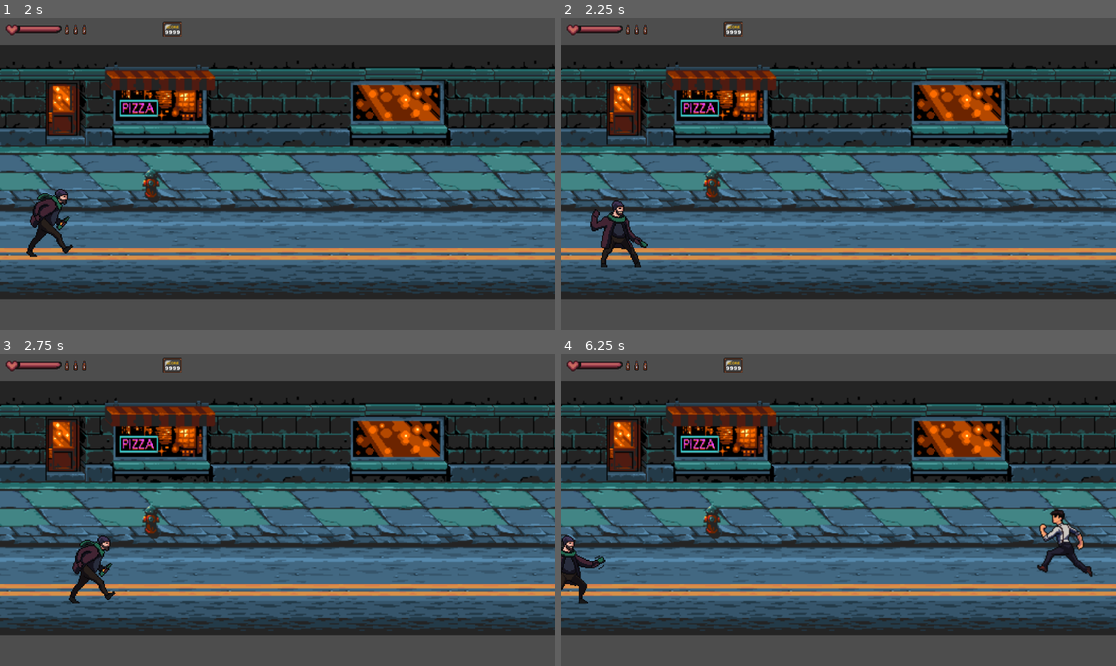
Above: before the commit, frames 1-4 (two rows, left to right).
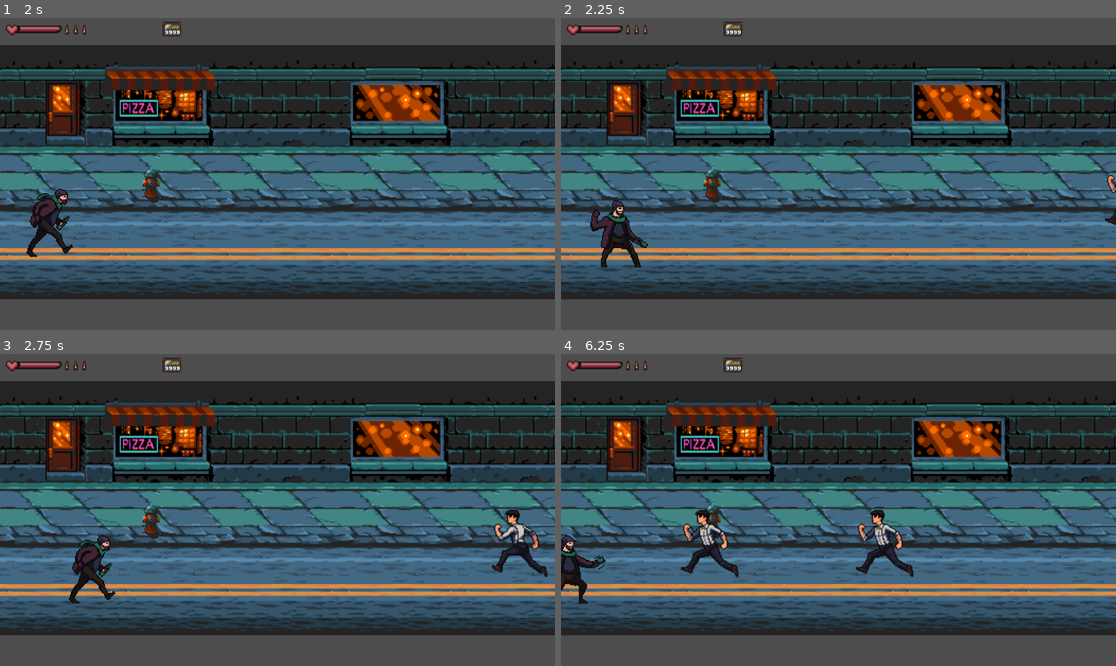
Above: after the commit, the same moments.

Repository: PedroDuarte49/Ferrol-Godot
Game: Godot game, scene res://scenes/main_level.tscn
Two runs of this game, one before a commit and one after it. Both use one fixed random seed, a clock stepped at 60 frames per second and the inputs below.
Inputs:
- Up to frame 1 (2 s): hold Right (right) 0.53-1.28 s; tap Z (attack) at 0.6, 1.35 s; hold Down (down) from 1.28 s (still down)
- Up to frame 2 (2.25 s): release Down (down) at 2.03 s; hold Right (right) from 2.03 s (still down); tap Z (attack) at 2.1 s
- Up to frame 3 (2.75 s): keep holding Right (right)
- Up to frame 4 (6.25 s): release Right (right) at 2.78 s; hold Up (up) 2.78-3.53 s; tap Z (attack) every 0.75 s from 2.85 to 5.85 s; hold Left (left) 3.53-5.03 s; hold Down (down) 5.03-5.78 s; hold Right (right) from 5.78 s (still down)

Frame 1 is identical in both runs. In frame 2, 0.1% of the frame differs, in the area x 97-100%, y 50-67%; in frame 3, 0.8%; in frame 4, 2.4%, in the area x 21-96%, y 49-72%.

Commit message:
arreglos AI del enemigo

Diff:
--- a/ferrol-el-juego/scenes/enemigo_boina.tscn
+++ b/ferrol-el-juego/scenes/enemigo_boina.tscn
@@ -315,8 +315,8 @@
 }]
 
 [sub_resource type="CapsuleShape2D" id="CapsuleShape2D_c5pem"]
-radius = 3.0
-height = 60.0
+radius = 11.0
+height = 72.0
 
 [sub_resource type="CapsuleShape2D" id="CapsuleShape2D_hg6k4"]
 radius = 4.99164
@@ -328,21 +328,22 @@
 
 [node name="enemigo_boina" type="CharacterBody2D" groups=["Enemy"]]
 collision_layer = 2
+collision_mask = 0
 script = ExtResource("1_hg6k4")
 
 [node name="flipper" type="Node2D" parent="."]
 
 [node name="AnimatedSprite2D" type="AnimatedSprite2D" parent="flipper"]
 sprite_frames = SubResource("SpriteFrames_jo5o4")
-animation = &"ready"
-frame = 4
+animation = &"attack"
+frame = 8
 frame_progress = 1.0
 
 [node name="enemy_avoid_area" type="Area2D" parent="flipper"]
 position = Vector2(-1, 1)
 
 [node name="CollisionShape2D" type="CollisionShape2D" parent="flipper/enemy_avoid_area"]
-position = Vector2(6, 30)
+position = Vector2(-7, 21)
 shape = SubResource("CapsuleShape2D_c5pem")
 
 [node name="attack_hitbox" type="Area2D" parent="flipper"]
@@ -369,7 +370,8 @@
 color = Color(1, 0, 0, 1)
 
 [node name="hurtbox" type="CollisionShape2D" parent="."]
-position = Vector2(-7, 30)
+position = Vector2(0, 31)
 shape = SubResource("CapsuleShape2D_t8frn")
+debug_color = Color(0.8043963, 0.31351542, 0.70246893, 0.41960785)
 
 [connection signal="body_entered" from="flipper/attack_hitbox" to="." method="_on_attack_hitbox_body_entered"]
--- a/ferrol-el-juego/scenes/player.gd
+++ b/ferrol-el-juego/scenes/player.gd
@@ -99,7 +99,8 @@
 func take_damage(amount: int, from_position: Vector2, attack_type: int):
 	if invulnerable or health <= 0:
 		return
-
+		#apagamos la hitbox de ataque
+	attack_hitbox.monitoring = false
 	invulnerable = true
 	state = State.HURT
 	anim_modulate(Color(1,0,0))
--- a/ferrol-el-juego/scripts/enemigo_boina.gd
+++ b/ferrol-el-juego/scripts/enemigo_boina.gd
@@ -1,56 +1,59 @@
 extends CharacterBody2D
-class_name enemy
-
+class_name Enemy
+
+# Nodos
 @onready var flipper: Node2D = $flipper
 @onready var anim: AnimatedSprite2D = $flipper/AnimatedSprite2D
 @onready var enemy_avoid_area: Area2D = $flipper/enemy_avoid_area
+@onready var attack_hitbox: Area2D = $flipper/attack_hitbox
+@onready var hurtbox: CollisionShape2D = $hurtbox
 @onready var blood_particles: CPUParticles2D = $flipper/blood_particles
 
-@onready var attack_hitbox: Area2D = $flipper/attack_hitbox
-
-@onready var hurtbox: CollisionShape2D = $hurtbox
-
-enum State { IDLE, CHASE, READY,  ATTACK, HURT, DEAD }
+# Estados
+enum State { IDLE, CHASE, READY, ATTACK, HURT, DEAD }
 var state: State = State.IDLE
-var direction = -1
+
+# Propiedades
 var life = 3
+var speed = 100.0
 var attack_power = 1
-var speed = 100.0
-var point_value=50
-var patrol_time = 0.0
-var idle_time = 0.0
-
-const MAX_VERTICAL_DIFF := 20.0
 var attack_cooldown = 1.5
 var attack_timer = 0.0
-var head_timer_started = false
+var direction = -1
+var attack_offset_x := 0.0
+# Configuración de separación y ataque
+const MAX_VERTICAL_DIFF := 20.0
+const MIN_X_SEPARATION := 20.0
+const ATTACK_DISTANCE_X := 20.0
+const Z_BASE = 100
 
 func _ready():
+	anim.connect("animation_finished", Callable(self, "_on_anim_finished"))
 	state = State.IDLE
-	idle_time = randf_range(2.0, 5.0)  # ajusta según cuánto quieres que esté idle
-	anim.connect("animation_finished", Callable(self, "_on_anim_finished"))
-
+	attack_offset_x = randf_range(-30, 30)
 
 func _physics_process(delta: float) -> void:
-	if state != State.ATTACK:
-		attack_hitbox.monitoring = false
-
 	if state == State.DEAD:
 		state_dead(delta)
-	else:
-		attack_timer = max(attack_timer - delta, 0)
-		proccess_state(delta)
+		move_and_slide()
+		return
+
+	# Siempre restamos timer de ataque
+	attack_timer = max(attack_timer - delta, 0)
+
+	# Procesamos el estado
+	process_state(delta)
+
+	# Aplicamos separación con otros enemigos en cualquier estado
+	velocity += apply_enemy_separation(delta)
 
 	move_and_slide()
 
-
-
-func play_anim(anim_name: String):
-	if anim.animation != anim_name:
-		anim.play(anim_name)
-
-
-func proccess_state(delta):
+	# Orden de dibujo según Y
+	z_index = Z_BASE + int(global_position.y)
+
+# ------------------- ESTADOS -------------------
+func process_state(delta: float):
 	match state:
 		State.IDLE: state_idle(delta)
 		State.CHASE: state_chase(delta)
@@ -60,137 +63,145 @@
 		State.DEAD: state_dead(delta)
 
 func state_idle(delta):
+	velocity = Vector2.ZERO
 	play_anim("idle")
+
+	# Pasar a CHASE si hay player
+	if GameManager.player:
+		state = State.CHASE
+
+func state_chase(delta):
+	if state == State.HURT or not GameManager.player:
+		return
+
+	play_anim("chase")
+
+	var player_pos = GameManager.player.global_position
+	var target_pos = player_pos + Vector2(attack_offset_x, 0)
+	var dir = target_pos - global_position
+
+	# ---- ALINEARSE EN Y ----
+	if abs(dir.y) > MAX_VERTICAL_DIFF:
+		velocity.y = sign(dir.y) * speed * 0.6
+	else:
+		velocity.y = 0
+
+	# ---- ACERCARSE EN X ----
+	if abs(dir.x) > ATTACK_DISTANCE_X:
+		set_direction(sign(dir.x))
+		velocity.x = direction * speed
+	else:
+		velocity.x = 0
+		if abs(dir.x) <= ATTACK_DISTANCE_X and abs(dir.y) <= MAX_VERTICAL_DIFF:
+			state = State.READY
+
+func state_ready(delta):
+	play_anim("ready")
 	velocity = Vector2.ZERO
-
-	idle_time -= delta
-	if idle_time <= 0.0:
-		state = State.CHASE
-
-
-func state_chase(_delta):
-	if state == State.HURT:
-		return
-
-	play_anim("chase")
 
 	if not GameManager.player:
 		state = State.IDLE
 		return
 
-	var player_pos = GameManager.player.global_position
-	var dir = player_pos - global_position
-
-	# ---------- FASE 1: ALINEARSE EN Y ----------
+	var dir = GameManager.player.global_position - global_position
+
+	# Si deslinea eje vertical vuelve a  perseguir
 	if abs(dir.y) > MAX_VERTICAL_DIFF:
-		var y_sign = sign(dir.y)
-		if y_sign != 0:
-			velocity.y = y_sign * speed * 0.6
-		else:
-			velocity.y = 0
-
-		velocity.x = 0
-		return
-	else:
-		velocity.y = 0
-
-	# ---------- FASE 2: ACERCARSE EN X ----------
-	if dir.x != 0:
-		set_direction(sign(dir.x))
-
-	velocity.x = direction * speed
-
-	# ---------- RESPETO DE ESPACIO ----------
-	var min_distance := 14.0
-	if abs(dir.x) < min_distance:
-		velocity.x = 0
-
-	# ---------- SEPARACIÓN ENTRE ENEMIGOS ----------
-	velocity += apply_enemy_separation(_delta)
-
-	# ---------- FASE 3: ATAQUE ----------
-	var attack_distance := 20.0
-	if abs(dir.x) <= attack_distance:
-		state = State.READY
-
-
-
-func state_ready(_delta):
-	if state != State.HURT:
-		velocity = Vector2.ZERO
-		play_anim("ready")
-
-
-func state_attack(_delta):
-	if state != State.HURT:
-		velocity.x = 0
-		play_anim("attack")
-		update_attack_hitbox()
-		var frames = anim.sprite_frames.get_frame_count("attack")
-		if anim.frame == frames - 1:
-			state = State.CHASE
-			attack_timer = attack_cooldown
-
-func state_hurt(_delta):
+		state = State.CHASE
+		return
+
+	if anim.frame == anim.sprite_frames.get_frame_count("ready") - 1:
+		state = State.ATTACK
+
+
+func state_attack(delta):
+	play_anim("attack")
+	velocity.x = 0
+
+	# Activar hitbox solo en frames de impacto
+	if anim.frame in [2, 6]:
+		attack_hitbox.monitoring = true
+	else:
+		attack_hitbox.monitoring = false
+
+	if anim.frame == anim.sprite_frames.get_frame_count("attack") - 1:
+		state = State.CHASE
+		attack_timer = attack_cooldown
+
+func state_hurt(delta):
 	play_anim("hurt")
-
-func state_dead(_delta):
+	# Durante HURT se puede dejar que la separación actúe para que no se superpongan
+
+func state_dead(delta):
 	velocity = Vector2.ZERO
-
-	if anim.animation != "die":
-		attack_hitbox.set_deferred("monitoring", false)
-		attack_hitbox.set_deferred("monitorable", false)
-		hurtbox.set_deferred("disabled", true)
-		play_anim("die")
-		#GameManager.add_point(point_value)
-
-		# Timer para desaparecer
-		var frames = anim.sprite_frames.get_frame_count("die")
-		var fps = anim.sprite_frames.get_animation_speed("die")
-		if fps > 0:
-			var t = Timer.new()
-			t.wait_time = frames / fps
-			t.one_shot = true
-			t.connect("timeout", Callable(self, "queue_free"))
-			add_child(t)
-			t.start()
-
-# ------------------- Lógica ------------------- #
-func update_attack_hitbox():
-	if anim.frame == 2 or anim.frame == 6:
-		attack_hitbox.monitoring = true
-	else:
-		attack_hitbox.monitoring = false
-
-func take_damage(amount, enemyposition: Vector2, attacktype: int):
+	play_anim("die")
+	attack_hitbox.monitoring = false
+	hurtbox.disabled = true
+	# timer para eliminar después de animación
+	if not has_node("delete_timer"):
+		var t = Timer.new()
+		t.name = "delete_timer"
+		t.one_shot = true
+		t.wait_time = anim.sprite_frames.get_frame_count("die") / anim.sprite_frames.get_animation_speed("die")
+		t.connect("timeout", Callable(self, "queue_free"))
+		add_child(t)
+		t.start()
+
+# ------------------- LÓGICA -------------------
+func apply_enemy_separation(delta: float) -> Vector2:
+	var push := Vector2.ZERO
+
+	for body in enemy_avoid_area.get_overlapping_bodies():
+		if body == self:
+			continue
+		if not body.is_in_group("Enemy"):
+			continue
+
+		var diff := global_position - body.global_position
+
+		# ---------- SEPARACIÓN HORIZONTAL (prioritaria) ----------
+		if abs(diff.x) < MIN_X_SEPARATION:
+			var strength_x = (MIN_X_SEPARATION - abs(diff.x)) / MIN_X_SEPARATION
+			push.x += sign(diff.x) * strength_x * speed
+
+		# ---------- SEPARACIÓN VERTICAL (suave) ----------
+		if abs(diff.y) < MAX_VERTICAL_DIFF:
+			var strength_y = (MAX_VERTICAL_DIFF - abs(diff.y)) / MAX_VERTICAL_DIFF
+			push.y += sign(diff.y) * strength_y * speed * 0.4
+
+	return push * delta
+
+func take_damage(amount: int, from_position: Vector2, attack_type: int):
 	if state == State.DEAD:
 		return
+
 	life -= amount
 	spawn_blood()
+
 	if life <= 0:
 		state = State.DEAD
 	else:
 		state = State.HURT
-		#anim.modulate = Color(1.0, 0.408, 0.471, 1.0)
-		apply_knockback(amount, enemyposition, attacktype)
-
-func apply_knockback(amount:int, from_position: Vector2, attack_type:int, knockback_strength: float = 100.0,knockback_time = 0.5):
-	var dir = global_position - from_position
-	dir.x = sign(dir.x)
-	dir.y = -1.0 if attack_type == 1.0 else 0.0
-	dir = dir.normalized()
-	velocity = dir * (knockback_strength * amount)  # fuerza proporcional
-	var t = get_tree().create_timer(amount * knockback_time)
+		apply_knockback(amount, from_position, attack_type)
+
+func apply_knockback(amount:int, from_position: Vector2, attack_type:int, knockback_strength: float = 100.0, knockback_time = 0.5):
+	var dir = (global_position - from_position).normalized()
+	dir.y = -0.5 if attack_type == 1 else 0
+	velocity = dir * (knockback_strength * amount)
+
+	var t = get_tree().create_timer(knockback_time)
 	t.connect("timeout", Callable(self, "_end_knockback"))
 
 func _end_knockback():
 	if state != State.DEAD:
 		state = State.CHASE
 		anim.modulate = Color(1,1,1,1)
-# ------------------- Detección ------------------- #
-func turn():
-	direction *= -1
-	set_direction(direction)
+
+func spawn_blood():
+	if blood_particles:
+		blood_particles.emitting = false
+		blood_particles.restart()
+		blood_particles.emitting = true
 
 func set_direction(dir):
 	if dir == 0: return
@@ -198,28 +209,14 @@
 	var base_scale_x = abs(flipper.scale.x)
 	flipper.scale.x = base_scale_x if dir > 0 else -base_scale_x
 
-func _on_attack_hitbox_body_entered(body: Node2D) -> void:
+func _on_attack_hitbox_body_entered(body: Node2D):
 	if body is Player:
-		var player: Player = body as Player
-		player.take_damage(attack_power,global_position,0)
-
-func apply_enemy_separation(delta: float) -> Vector2:
-	var separation := Vector2.ZERO
-	for body in enemy_avoid_area.get_overlapping_bodies():
-		if body != self and body.is_in_group("Enemy"):
-			var diff = global_position - body.global_position
-			var dist = diff.length()
-			if dist > 0:
-				separation += diff.normalized() * (200.0 / dist) #cambiar el valor numerico mas bajo si se empujan mucho
-	return separation * delta
-
-func spawn_blood():
-	if blood_particles:
-				# Reiniciamos partículas
-		blood_particles.emitting = false
-		blood_particles.restart()
-		blood_particles.emitting = true
-
-func _on_anim_finished() -> void:
+		body.take_damage(attack_power, global_position, 0)
+
+func play_anim(anim_name: String):
+	if anim.animation != anim_name:
+		anim.play(anim_name)
+
+func _on_anim_finished():
 	if anim.animation == "ready" and state == State.READY:
 		state = State.ATTACK
